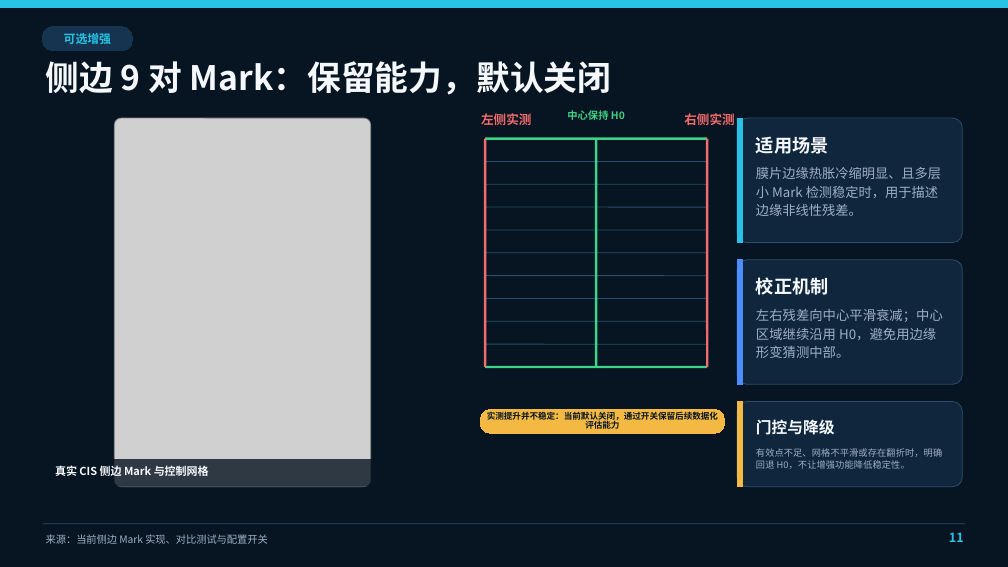
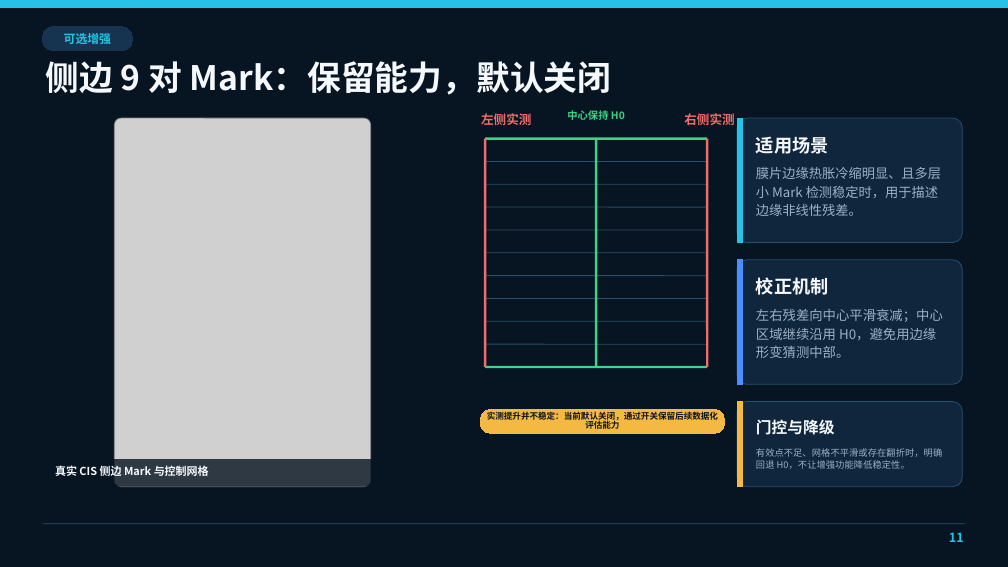
Before and after one commit to Kevin-ykg/CIS_WebInspector, a slide deck: slide 12 of outputs/CIS_WebInspector项目技术汇报.pptx. Drawn at 1008x567 pixels with LibreOffice and Linux fonts; fonts in the diff are those of the drawing; grey boxes stand for pictures. Boxes give left, top, right and bottom in pixels: in the first picture for what was removed or moved away, otherwise in the second. Text is boxed around its words. In the diff, an @@ line names an element or a change of style, - is before the commit and + after.

```diff
--- a/outputs/CIS_WebInspector项目技术汇报.pptx
+++ b/outputs/CIS_WebInspector项目技术汇报.pptx
@@ text removed at [46, 534, 268, 544] @@
-来源：当前侧边 Mark 实现、对比测试与配置开关
```
Also in this commit, not shown: 22 other slides changed, 10 other files.
